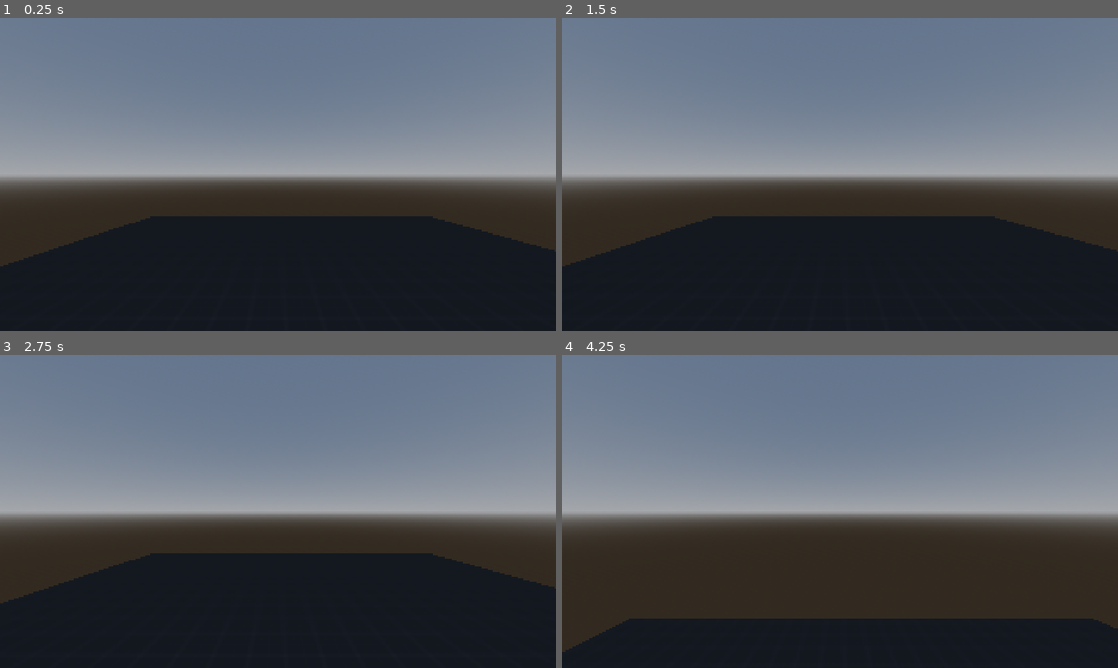
Above: before the commit, frames 1-4 (two rows, left to right).
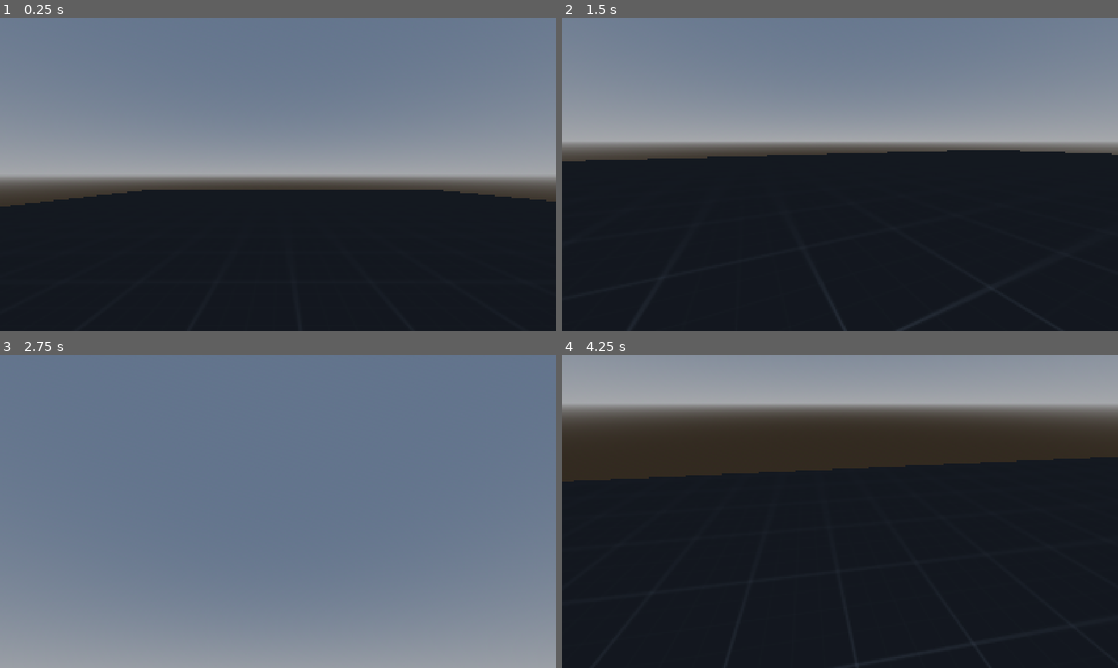
Above: after the commit, the same moments.

Repository: Miisan-png/MMU-GAME-JAM
Game: Godot game, scene res://test/test_map.tscn
The game is run twice, just before and just after one commit, with the same random seed, the same clock (stepped at 60 frames per second) and the same inputs. The project has no main scene, so this scene is started directly.
Inputs (mouse positions are in pixels of both pictures, inside the frame that each line leads up to):
- Up to frame 1 (0.25 s): no input
- Up to frame 2 (1.5 s): tap Enter (ui_accept) at 0.5, 0.77, 1.07 s; move the mouse to (962, 158) at 0.52 s; hold D (right) 0.53-1.28 s; hold C (crouch, bound only after the commit) 0.53-1.28 s; tap Shift (sprint, bound only after the commit) at 0.8, 1.35 s; move the mouse to (728, 190) at 1.27 s; hold S (back) from 1.28 s (still down)
- Up to frame 3 (2.75 s): tap Enter (ui_accept) at 1.52, 1.55, 1.82, 2.1 s; move the mouse to (333, 442) at 2.02 s; release S (back) at 2.03 s; hold D (right) from 2.03 s (still down); hold C (crouch, bound only after the commit) from 2.03 s (still down)
- Up to frame 4 (4.25 s): tap Enter (ui_accept) at 2.75, 3.02, 3.32, 3.77, 3.8, 4.07 s; move the mouse to (812, 574) at 2.77 s; release D (right) at 2.78 s; release C (crouch, bound only after the commit) at 2.78 s; hold Up (ui_up) 2.78-3.53 s; tap C (crouch, bound only after the commit) at 2.85 s; tap Shift (sprint, bound only after the commit) at 3.05 s; move the mouse to (1006, 558) at 3.52 s; hold A (left) from 3.53 s (still down); hold Shift (sprint, bound only after the commit) from 3.53 s (still down)

The runs differ from the first frame. In frame 1, 11% of the frame differs, in the area x 0-100%, y 54-80%; in frame 2, 31%; in frame 3, 67%; in frame 4, 85%, in the area x 0-100%, y 0-100%.

Commit message:
Add: Player movement

Diff:
--- a/player/player.tscn
+++ b/player/player.tscn
@@ -11,5 +11,8 @@
 shape = SubResource("CapsuleShape3D_kqu6x")
 debug_color = Color(0.450308, 0.450626, 1, 1)
 
-[node name="Camera3D" type="Camera3D" parent="."]
-transform = Transform3D(1, 0, 0, 0, 1, 0, 0, 0, 1, 0, 0.984914, 0)
+[node name="Head" type="Node3D" parent="."]
+transform = Transform3D(1, 0, 0, 0, 1, 0, 0, 0, 1, 0, 0.966805, 0)
+
+[node name="Camera3D" type="Camera3D" parent="Head"]
+transform = Transform3D(1, 0, 0, 0, 1, 0, 0, 0, 1, 0, 0.018109, 0)
--- a/player/player_movement.gd
+++ b/player/player_movement.gd
@@ -1,25 +1,100 @@
 extends CharacterBody3D
 
-const SPEED = 5.0
-const JUMP_VELOCITY = 4.5
-@onready var player_camera = $Camera3D
+@export var walk_speed = 5.0
+@export var sprint_speed = 8.0
+@export var crouch_speed = 2.5
+@export var jump_velocity = 4.5
+@export var sensitivity = 0.003
+@export var acceleration = 10.0
 
+@export var crouch_height = 0.5
+@export var normal_height = 1.0
+
+@onready var head = $Head
+@onready var camera = $Head/Camera3D
+@onready var collision_shape = $CollisionShape3D
+
+var current_speed = 0.0
+var is_crouched = false
+
+var target_collision_height = 0.0
+
+func _ready():
+	Input.set_mouse_mode(Input.MOUSE_MODE_CAPTURED)
+	target_collision_height = normal_height
+
+func _unhandled_input(event):
+	if event is InputEventMouseMotion:
+		head.rotate_y(-event.relative.x * sensitivity)
+		camera.rotate_x(-event.relative.y * sensitivity)
+		camera.rotation.x = clamp(camera.rotation.x, deg_to_rad(-90), deg_to_rad(90))
 
 func _physics_process(delta: float) -> void:
-	# Add the gravity.
+	handle_gravity(delta)
+	handle_jump()
+	handle_crouch(delta)
+	handle_movement(delta)
+	move_and_slide()
+
+func handle_gravity(delta: float):
 	if not is_on_floor():
 		velocity += get_gravity() * delta
 
-	if Input.is_action_just_pressed("ui_accept") and is_on_floor():
-		velocity.y = JUMP_VELOCITY
+func handle_jump():
+	if Input.is_action_just_pressed("ui_accept") and is_on_floor() and not is_crouched:
+		velocity.y = jump_velocity
 
-	var input_dir := Input.get_vector("ui_left", "ui_right", "ui_up", "ui_down")
-	var direction := (transform.basis * Vector3(input_dir.x, 0, input_dir.y)).normalized()
-	if direction:
-		velocity.x = direction.x * SPEED
-		velocity.z = direction.z * SPEED
+func handle_crouch(delta: float):
+	if Input.is_action_pressed("crouch"):
+		if not is_crouched:
+			is_crouched = true
+			target_collision_height = crouch_height
 	else:
-		velocity.x = move_toward(velocity.x, 0, SPEED)
-		velocity.z = move_toward(velocity.z, 0, SPEED)
+		if is_crouched and not is_ceiling_above():
+			is_crouched = false
+			target_collision_height = normal_height
 
-	move_and_slide()
+	var shape = collision_shape.shape as CapsuleShape3D
+	if shape:
+		shape.height = lerp(shape.height, target_collision_height, delta * 10.0)
+		head.position.y = lerp(head.position.y, (shape.height - normal_height) * 0.5, delta * 10.0)
+
+func is_ceiling_above() -> bool:
+	var space_state = get_world_3d().direct_space_state
+	var query = PhysicsRayQueryParameters3D.create(
+		global_position,
+		global_position + Vector3.UP * (normal_height + 0.1)
+	)
+	query.exclude = [self]
+	var result = space_state.intersect_ray(query)
+	return result.size() > 0
+
+func handle_movement(delta: float):
+	var input_dir = Vector2.ZERO
+
+	if Input.is_action_pressed("left"):
+		input_dir.x -= 1
+	if Input.is_action_pressed("right"):
+		input_dir.x += 1
+	if Input.is_action_pressed("forward"):
+		input_dir.y -= 1
+	if Input.is_action_pressed("back"):
+		input_dir.y += 1
+
+	input_dir = input_dir.normalized()
+
+	if is_crouched:
+		current_speed = crouch_speed
+	elif Input.is_action_pressed("sprint") and input_dir.length() > 0:
+		current_speed = sprint_speed
+	else:
+		current_speed = walk_speed
+
+	var direction = (head.transform.basis * Vector3(input_dir.x, 0, input_dir.y)).normalized()
+
+	if direction.length() > 0:
+		velocity.x = lerp(velocity.x, direction.x * current_speed, acceleration * delta)
+		velocity.z = lerp(velocity.z, direction.z * current_speed, acceleration * delta)
+	else:
+		velocity.x = 0
+		velocity.z = 0
--- a/project.godot
+++ b/project.godot
@@ -37,7 +37,7 @@
 "events": [Object(InputEventKey,"resource_local_to_scene":false,"resource_name":"","device":-1,"window_id":0,"alt_press …(192 unchanged characters)…
 ]
 }
-front={
+forward={
 "deadzone": 0.2,
 "events": [Object(InputEventKey,"resource_local_to_scene":false,"resource_name":"","device":-1,"window_id":0,"alt_press …(192 unchanged characters)…
 ]
@@ -47,6 +47,16 @@
 "events": [Object(InputEventKey,"resource_local_to_scene":false,"resource_name":"","device":-1,"window_id":0,"alt_press …(192 unchanged characters)…
 ]
 }
+sprint={
+"deadzone": 0.2,
+"events": [Object(InputEventKey,"resource_local_to_scene":false,"resource_name":"","device":-1,"window_id":0,"alt_pressed":false,"shift_pressed":false,"ctrl_pressed":false,"meta_pressed":false,"pressed":false,"keycode":0,"physical_keycode":4194325,"key_label":0,"unicode":0,"location":0,"echo":false,"script":null)
+]
+}
+crouch={
+"deadzone": 0.2,
+"events": [Object(InputEventKey,"resource_local_to_scene":false,"resource_name":"","device":-1,"window_id":0,"alt_pressed":false,"shift_pressed":false,"ctrl_pressed":false,"meta_pressed":false,"pressed":false,"keycode":0,"physical_keycode":67,"key_label":0,"unicode":99,"location":0,"echo":false,"script":null)
+]
+}
 
 [rendering]
 
--- a/test/test_map.tscn
+++ b/test/test_map.tscn
@@ -34,3 +34,9 @@
 
 [node name="Player" parent="." instance=ExtResource("2_hpqtr")]
 transform = Transform3D(1, 0, 0, 0, 1, 0, 0, 0, 1, -0.883095, 1.35617, -0.0156126)
+walk_speed = 2.0
+sprint_speed = 3.0
+crouch_speed = 3.5
+jump_velocity = 3.0
+acceleration = 6.0
+crouch_height = 0.8
